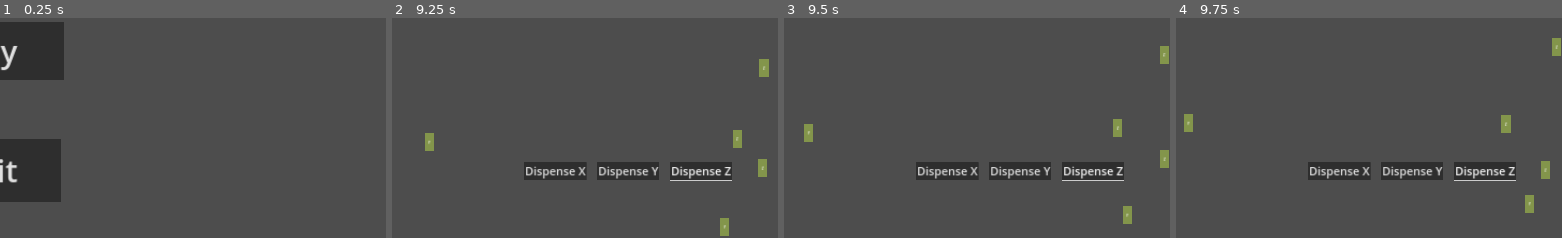
Above: before the commit, frames 1-4 (left to right).
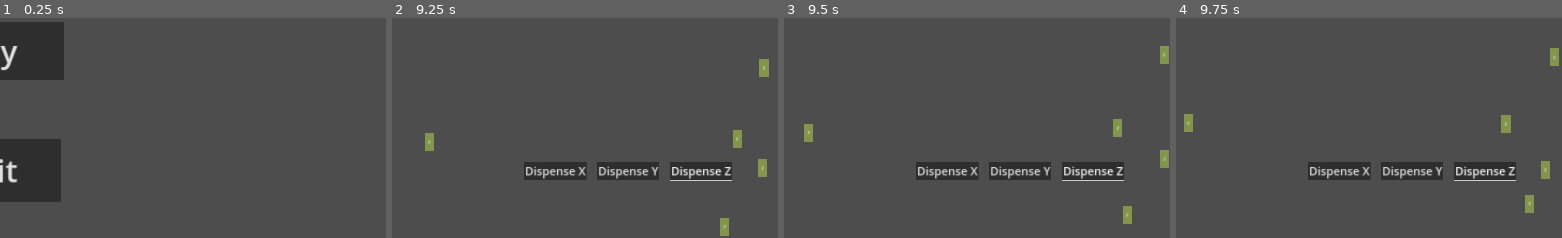
Above: after the commit, the same moments.

Repository: BoopEnthusiast/Cozy-Spring-Jam-2024
Game: Godot game, scene res://scenes/main_menu_screen.tscn
Same seed, same stepped clock (60 frames per second), same inputs: the game is played once before the commit and once after it.
Inputs (mouse positions are % of the whole screen's width and height, from its top left):
- Up to frame 1 (0.25 s): no input
- Up to frame 2 (9.25 s): click "Play" at 0.5 s; click "Dispense X" at 1.25 s; click "Dispense Y" at 2 s; click "Dispense Z" at 2.75 s; click "Dispense X" at 3.5 s; click "Dispense Y" at 4.25 s; click "Dispense Z" at 5 s; click "Dispense X" at 5.75 s; click "Dispense Y" at 6.5 s; click "Dispense Z" at 7.25 s; move the mouse to (17, 86) at 8.02 s; click (17, 86) at 8.1 s; move the mouse to (75, 19) at 8.77 s; click (75, 19) at 8.85 s
- Up to frame 3 (9.5 s): no input
- Up to frame 4 (9.75 s): move the mouse to (93, 66) at 9.52 s; click (93, 66) at 9.6 s
The pictures show only the part of the screen within x 50-100%, y 41-91%; the shares and areas given below are measured in that part.

Frames 1-3 are identical in both runs. In frame 4, 0.3% of the frame differs, in the area x 96-100%, y 9-22%.

Commit message:
Fixed dragging back to what it was

Diff:
--- a/scripts/lil_guy.gd
+++ b/scripts/lil_guy.gd
@@ -4,30 +4,42 @@
 const SPEED = 300.0
 
 var direction: Vector2
+var mouse_is_on := false
+var is_dragging := false
 var hunger_state: int = 0
 var genes: Array[String]
-var mouse_is_on := false
 
 @onready var label = $Label
+
+
+func _input(event):
+	if Input.is_action_just_pressed("click"):
+		if mouse_is_on and not Singleton.is_dragging:
+			is_dragging = true
+			Singleton.is_dragging = true
+	elif Input.is_action_just_released("click") and is_dragging:
+		Singleton.is_dragging = false
+		is_dragging = false
 
 
 func _ready():
 	direction = Vector2(randf() - 0.5, randf() - 0.5).normalized()
 	reset_gene_display()
 
+
 func _physics_process(delta):
 	if is_on_wall():
 		direction = Vector2(randf() - 0.5, randf() - 0.5).normalized()
 
-	if not Singleton.is_dragging:
+	if not is_dragging:
 		velocity = direction * SPEED
-	elif (Singleton.is_dragging and mouse_is_on) or hunger_state > 3:
+	elif is_dragging or hunger_state > 3:
 		velocity = Vector2.ZERO
 		global_position = get_global_mouse_position()
 
 	move_and_slide()
 
-	if Singleton.is_dragging and is_on_wall():
+	if is_dragging and is_on_wall():
 		var collided_object = get_last_slide_collision().get_collider()
 		if collided_object is LilGuy:
 			collided_object.genes += genes
@@ -35,12 +47,15 @@
 			Singleton.is_dragging = false
 			queue_free()
 
+
 func _on_mouse_entered():
 	mouse_is_on = true
+
 
 func _on_mouse_exited():
 	if not Singleton.is_dragging:
 		mouse_is_on = false
+
 
 func _on_timer_timeout():
 	hunger_state += 1
--- a/scripts/main.gd
+++ b/scripts/main.gd
@@ -1,12 +1,6 @@
 extends Node2D
+
 
 # Called when the node enters the scene tree for the first time.
 func _enter_tree():
 	Singleton.main_node = self
-
-func _input(event):
-	if Input.is_action_just_pressed("click"):
-		if not Singleton.is_dragging:
-			Singleton.is_dragging = true
-	elif Input.is_action_just_released("click") and Singleton.is_dragging:
-		Singleton.is_dragging = false
